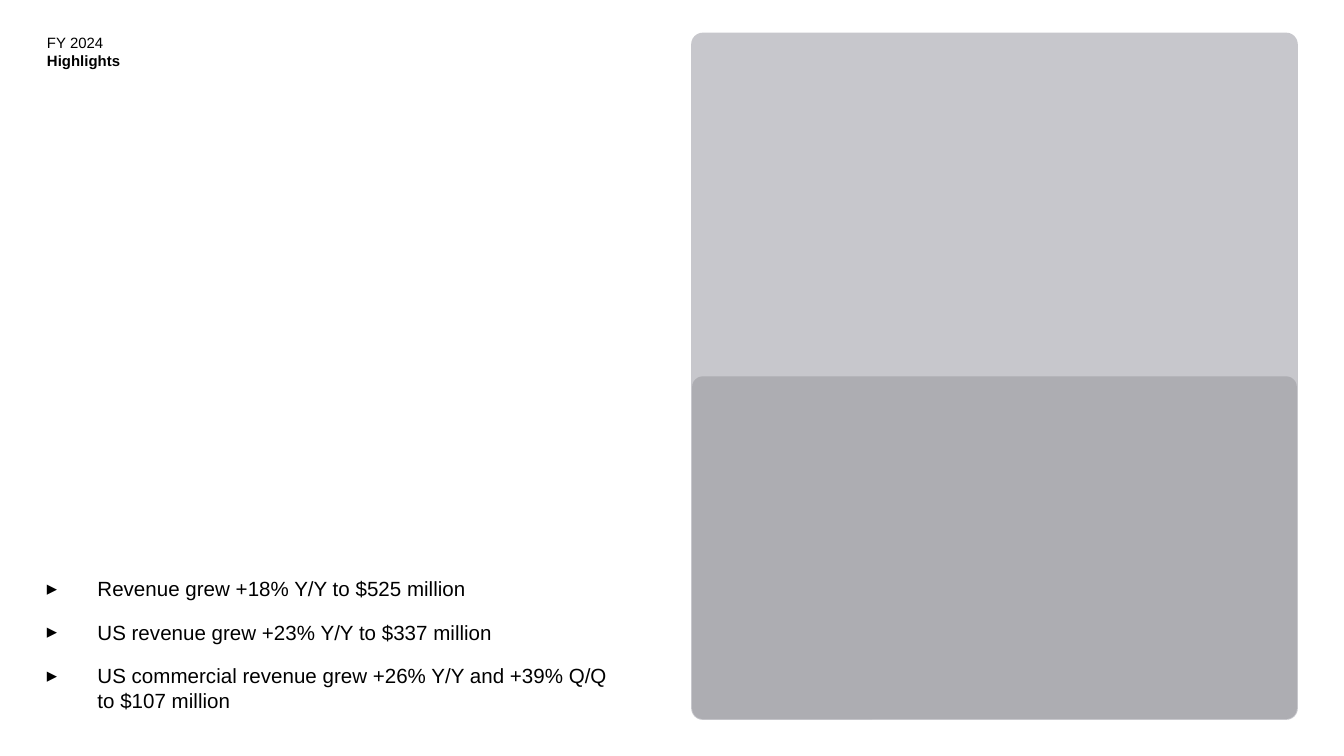
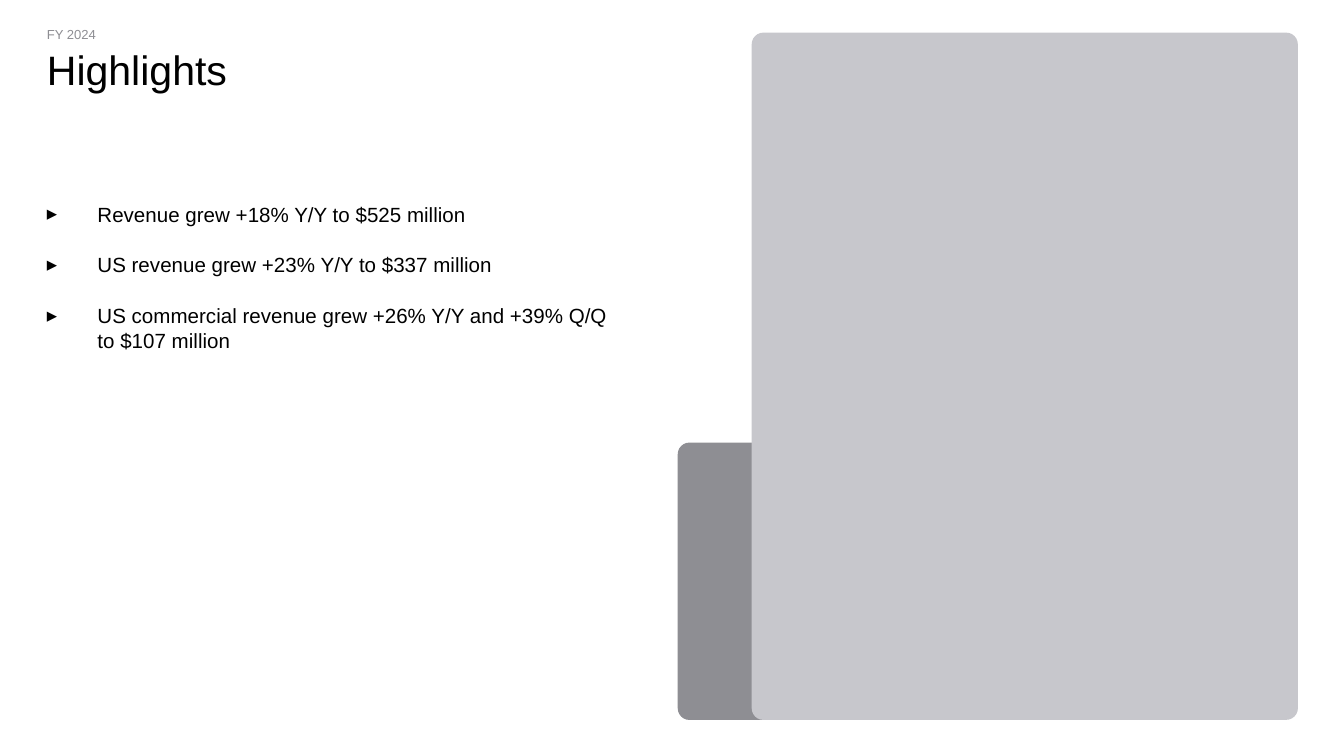
Before and after one commit to jhbropark/pages, a slide deck: slide 3 of slides/financial-report-template/financial-report-light.pptx. Drawn at 1344x756 pixels with LibreOffice and Linux fonts; fonts in the diff are those of the drawing. Boxes give left, top, right and bottom in pixels: in the first picture for what was removed or moved away, otherwise in the second. Text is boxed around its words. In the diff, an @@ line names an element or a change of style, - is before the commit and + after.

```diff
--- a/slides/financial-report-template/financial-report-light.pptx
+++ b/slides/financial-report-template/financial-report-light.pptx
@@ text "FY 2024": place and size @@
-text "FY 2024" at <box>47,37,120,69</box>
+text "FY 2024" at <box>47,30,96,39</box>
@@ text "FY 2024" at <box>47,30,96,39</box>: size 8 to 7 pt, text colour #000000 to #8E8E93 @@
@@ text at <box>47,55,120,69</box>: paragraph removed @@
-Highlights
@@ text added at <box>47,55,227,94</box>, 22 pt, text #000000 @@
+Highlights
@@ rounded rectangle: place and size @@
-rounded rectangle at <box>692,34,1297,719</box>
+rounded rectangle at <box>753,34,1297,719</box>
@@ rounded rectangle at <box>753,34,1297,719</box>: proportions changed @@
@@ text "Revenue grew +18% Y/Y to ...": place and size @@
-text "Revenue grew +18% Y/Y to ..." at <box>97,580,607,710</box>
+text "Revenue grew +18% Y/Y to ..." at <box>97,206,607,350</box>
@@ text "Revenue grew +18% Y/Y to ..." at <box>97,206,607,350</box>: more space between paragraphs; vertical alignment bottom to top @@
@@ rounded rectangle: place and size @@
-rounded rectangle at <box>692,376,1297,719</box>
+rounded rectangle at <box>679,444,948,719</box>
@@ rounded rectangle at <box>679,444,948,719</box>: fill #8E8E93 at 45% opacity to #8E8E93; outline none to #8E8E93 1 pt; proportions changed @@
```
Also in this commit, not shown: 7 other files.
